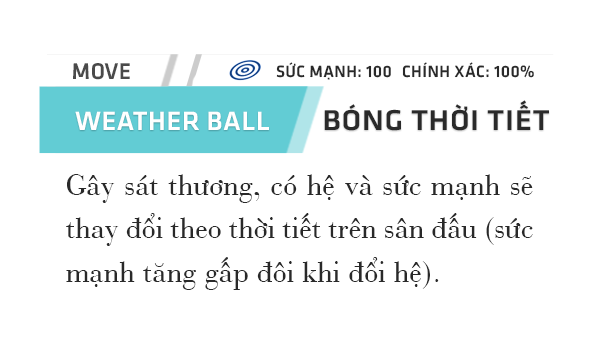
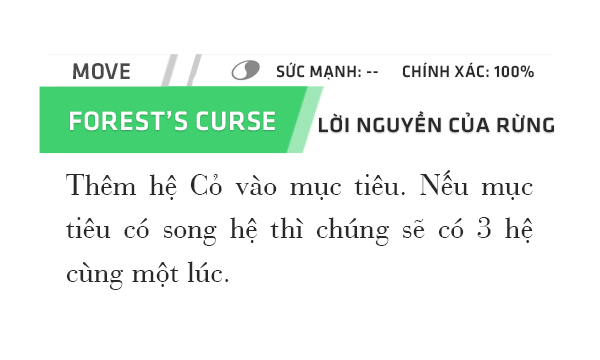
Before/after of a 600×360 layered artwork. What changed in the layer stack:
renamed "SỨC MẠNH: 100" to "SỨC MẠNH: --", painted on it over [366, 65, 391, 78]
showed "status" over [229, 59, 261, 81]
hid "special" over [229, 59, 261, 81]
renamed "Gây sát thương, có hệ và sức mạnh sẽ thay đổi theo thời tiết tr" to "Thêm hệ Cỏ vào mục tiêu. Nếu mục tiêu có song hệ thì chúng sẽ c", painted on it over [66, 170, 533, 290]
renamed "BÓNG THỜI TIẾT" to "LỜI NGUYỀN CỦA RỪNG", painted on it over [319, 100, 554, 133]
renamed "WEATHER BALL" to "FOREST’S CURSE", painted on it over [70, 111, 275, 131]
